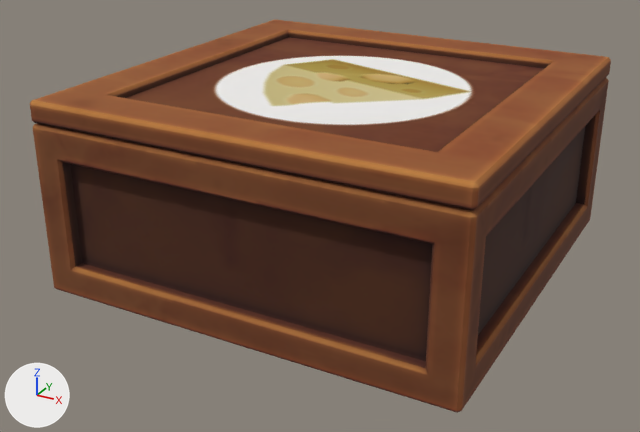
A saved change to the glTF model public/overcooked/cheeseTable.gltf.
Camera for both pictures: a camera (50 mm lens) standing at (1.84, -3.59, 1.52) and looking at (-0.05, -0.14, -0.21). The lights are fixed; the arrows at lower left show +X, +Y and +Z. Where no turn or scale is listed for an object, it has been applied to the vertices. Vertices at the same position are counted once.

Objects in the first picture: '3.001', '3.003'.
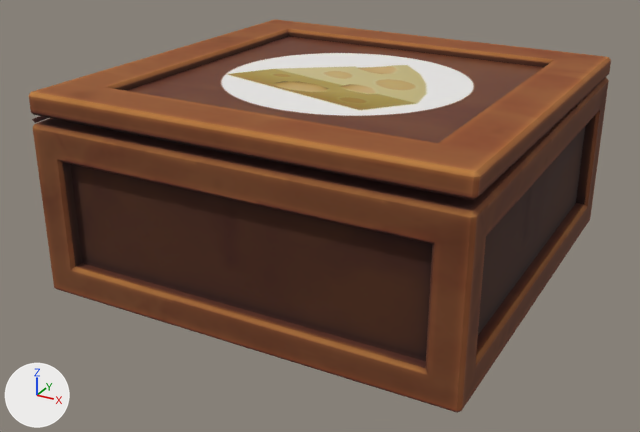
What differs and where, as boxes [x1, y1, x2, y2] in the pictures (640 x 432 px):
```json
{"object": "3.003", "change": "reshaped", "before": [30, 20, 611, 413], "after": [32, 77, 609, 413]}
{"object": "cover", "change": "added", "after": [29, 19, 611, 200]}
{"object": "3.001", "change": "recoloured, surface changed, moved, turned", "before": [127, 37, 544, 152], "after": [127, 36, 544, 143]}
{"part": 1, "of": "me_object_1_002", "change": "deleted", "before": [30, 20, 611, 210], "on screen": "brown"}
{"part": 2, "of": "me_object_1_002", "change": "recoloured", "before": [33, 95, 589, 217], "after": [32, 93, 589, 217]}
```

The change, as JSON lines over the scene's bpy script:
```json
{"op": "add", "block": "img_cheesedesktop_png", "code": ["img_cheesedesktop_png = load_image('cheeseDesktop.png', 'cheeseDesktop.png.png', 226, 226, 'sRGB')"]}
{"op": "add", "block": "img_image_3", "code": ["img_image_3 = load_image('Image_3', 'Image_3.png', 2048, 2048, 'sRGB')"]}
{"op": "add", "block": "mat_desktop", "code": ["mat_desktop = principled_material('desktop')", "mat_desktop.texture = img_cheesedesktop_png"]}
{"op": "add", "block": "mat_kitchen_cabins_009", "code": ["mat_kitchen_cabins_009 = bpy.data.materials.new('Kitchen_Cabins.009')", "# uses the picture img_image_3", "# uses the picture img_image_4"]}
{"block": "me_object_1_004", "where": "me_object_1_004.from_pydata(...)  # 4 vertices, 2 faces; spans x -0.75..0.75, y -0.41, z -0.75..0.75"}
{"block": "me_object_1_004", "where": "# used by ob_3_001; location = (0.0, 0.0, 0.0)"}
{"op": "remove", "block": "me_object_1_004", "code": "me_object_1_004.materials.append(mat_kitchen_cabins_001_1002)"}
{"block": "me_object_1_004", "change": "me_object_1_004 part 3: texture (UV) coordinates of 2 of 2 faces, centred in x -0.25..0.25, y -0.41, z -0.25..0.25, changed; they spanned u 0.0..0.11, v 0.12..0.23 and now span u 0.01..1.0, v 0.0..1.0"}
{"op": "add", "block": "me_object_1_004", "code": "me_object_1_004.materials.append(mat_desktop)  # picture img_cheesedesktop_png"}
{"block": "me_object_1_002", "where": "# used by ob_3_003; location = (0.0, 0.0, 0.0)"}
{"op": "remove", "block": "me_object_1_002", "code": "me_object_1_002.from_pydata(...)  # 134 vertices, 230 faces; spans x -1.0..1.0, y -1.0..1.0, z -0.45..0.45"}
{"op": "remove", "block": "me_object_1_002", "code": "me_object_1_002.materials.append(mat_kitchen_cabins_001_001)"}
{"op": "add", "block": "me_object_1_002", "code": "me_object_1_002.from_pydata(...)  # 95 vertices, 165 faces; spans x -1.0..1.0, y -1.0..1.0, z -0.45..0.37"}
{"block": "me_object_1_002", "change": "me_object_1_002 part 1"}
{"block": "me_object_1_002", "change": "33 vertices are removed from x -1.0..1.0, y -1.0..1.0, z 0.35..0.45"}
{"block": "me_object_1_002", "change": "63 faces are deleted"}
{"block": "me_object_1_002", "change": "me_object_1_002 part 2: 165 faces spanning x -1.0..1.0, y -1.0..1.0, z -0.45..0.37 switch from mat_kitchen_cabins_001_1001 to mat_kitchen_cabins_009"}
{"op": "add", "block": "me_object_1_002_1", "code": ["me_object_1_002_1 = bpy.data.meshes.new('Object_1.002')", "me_object_1_002_1.from_pydata(...)  # 45 vertices, 63 faces; spans x -1.0..1.0, y -2.0..0.0, z -0.05..0.09", "me_object_1_002_1.materials.append(mat_kitchen_cabins_009)"]}
{"op": "set", "path": "ob_3_001.parent", "old": "ob_sketchfab_model_004", "new": "ob_空物体"}
{"op": "set", "path": "ob_3_001.location", "old": "(0.0, 0.0, 0.0)", "new": "(0.0, -0.999, -0.403)"}
{"op": "set", "path": "ob_3_001.rotation_euler", "old": "(0.0, 0.0, 0.0)", "new": "(-1.571, 0.0, 0.0)", "note": "degrees (0, 0, 0) -> degrees (-90, 0, 0)"}
{"op": "add", "block": "ob_空物体", "code": ["ob_空物体 = bpy.data.objects.new('空物体', None)", "ob_空物体.parent = ob_sketchfab_model_004", "ob_空物体.location = (0.0, -0.403, 0.999)", "ob_空物体.rotation_euler = (1.552, 0.0, 0.0)  # degrees (89, 0, 0)"]}
{"op": "add", "block": "ob_cover", "code": ["ob_cover = bpy.data.objects.new('cover', me_object_1_002_1)", "ob_cover.location = (0.0, 0.999, 0.403)"]}
```
